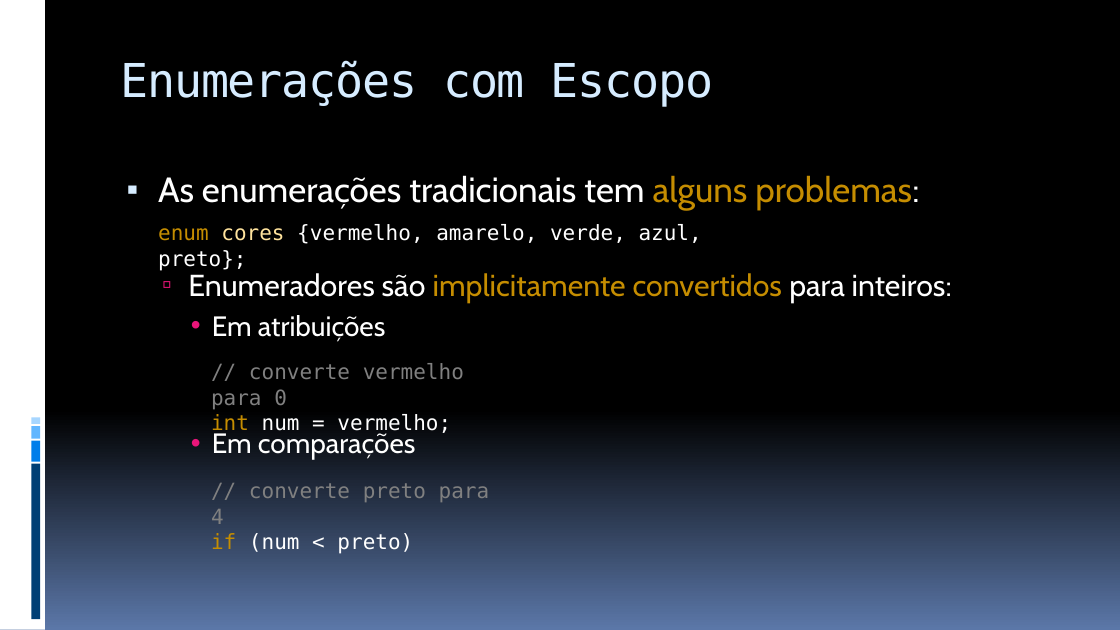
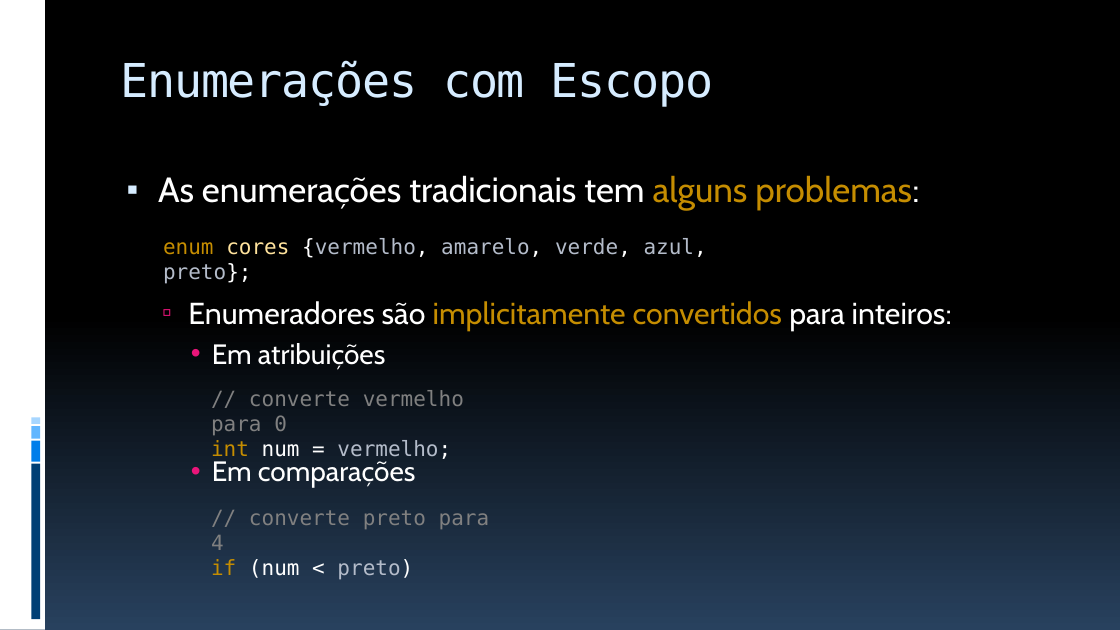
Before and after one commit to JudsonSS/ProgComp, a slide deck: slide 24 of Slides/13. Uniões e Enumerações.pptx (slide 22 before the commit). Drawn at 1120x630 pixels with LibreOffice and Linux fonts; fonts in the diff are those of the drawing. Boxes give left, top, right and bottom in pixels: in the first picture for what was removed or moved away, otherwise in the second. Text is boxed around its words. In the diff, an @@ line names an element or a change of style, - is before the commit and + after.

```diff
--- a/Slides/13. Uniões e Enumerações.pptx
+++ b/Slides/13. Uniões e Enumerações.pptx
@@ background gradient #000000 to #5B77A8 to gradient #000000 to #28415E @@
@@ text "enum cores {vermelho, amarelo, verde, ..." moved from (x1=158, y1=224, x2=702, y2=271) to (x1=163, y1=238, x2=707, y2=284) @@
@@ text "enum cores {vermelho, amarelo, verde, ..." at (x1=163, y1=238, x2=707, y2=284): text colour #FFFFFF to #B4BCCA in "{vermelho, amarelo, verde, azul, preto};" @@
@@ text "// converte vermelho para 0" moved from (x1=211, y1=363, x2=464, y2=435) to (x1=211, y1=390, x2=464, y2=459) @@
@@ text at (x1=211, y1=440, x2=451, y2=459): text colour #FFFFFF to #B4BCCA in "vermelho;" @@
@@ text "// converte preto para 4" moved from (x1=211, y1=483, x2=490, y2=554) to (x1=211, y1=510, x2=490, y2=580) @@
@@ text at (x1=211, y1=559, x2=413, y2=580): text colour #FFFFFF to #B4BCCA in "preto)" @@
```
Also in this commit, not shown: 23 other slides changed, 2 slides added, 5 other files.
